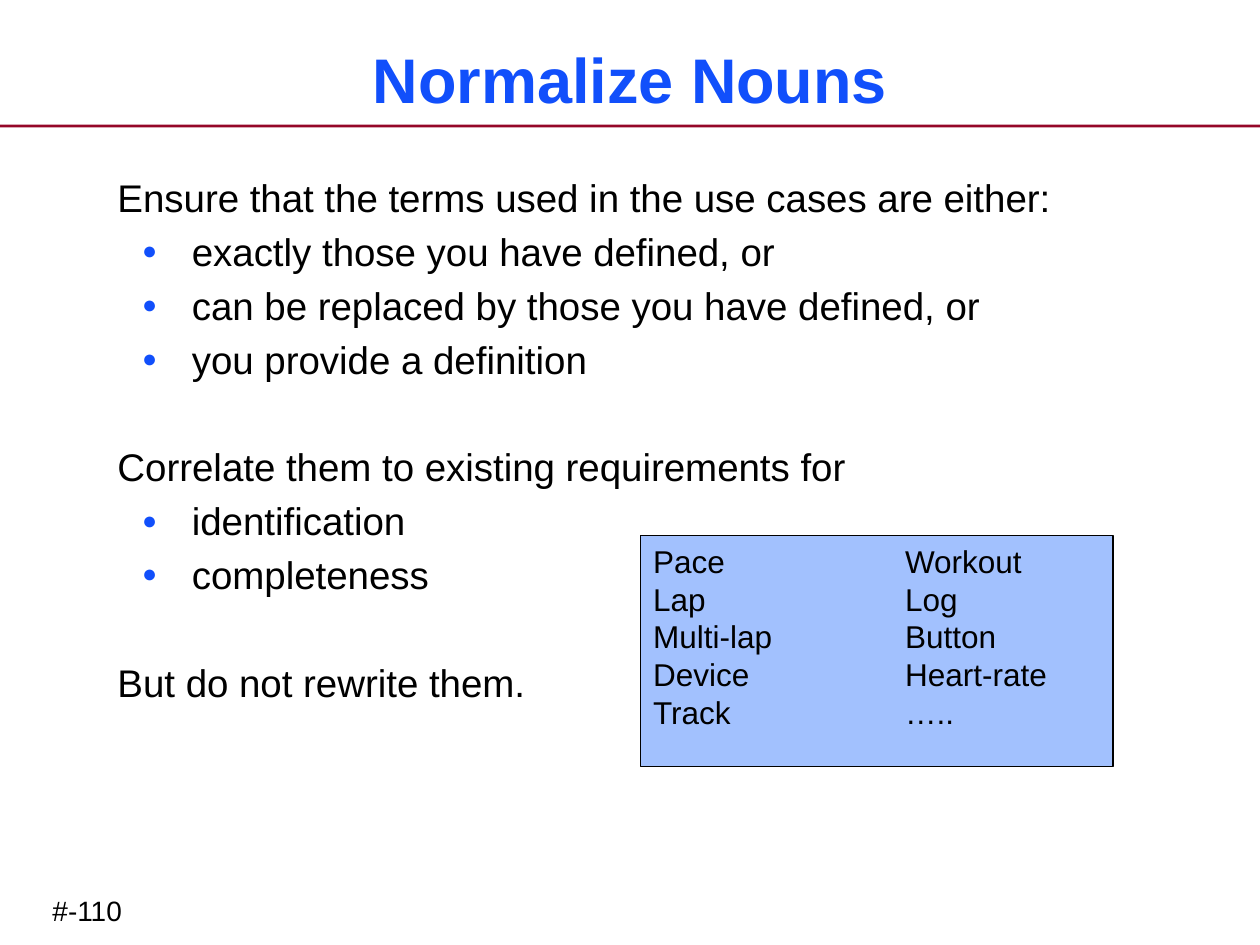
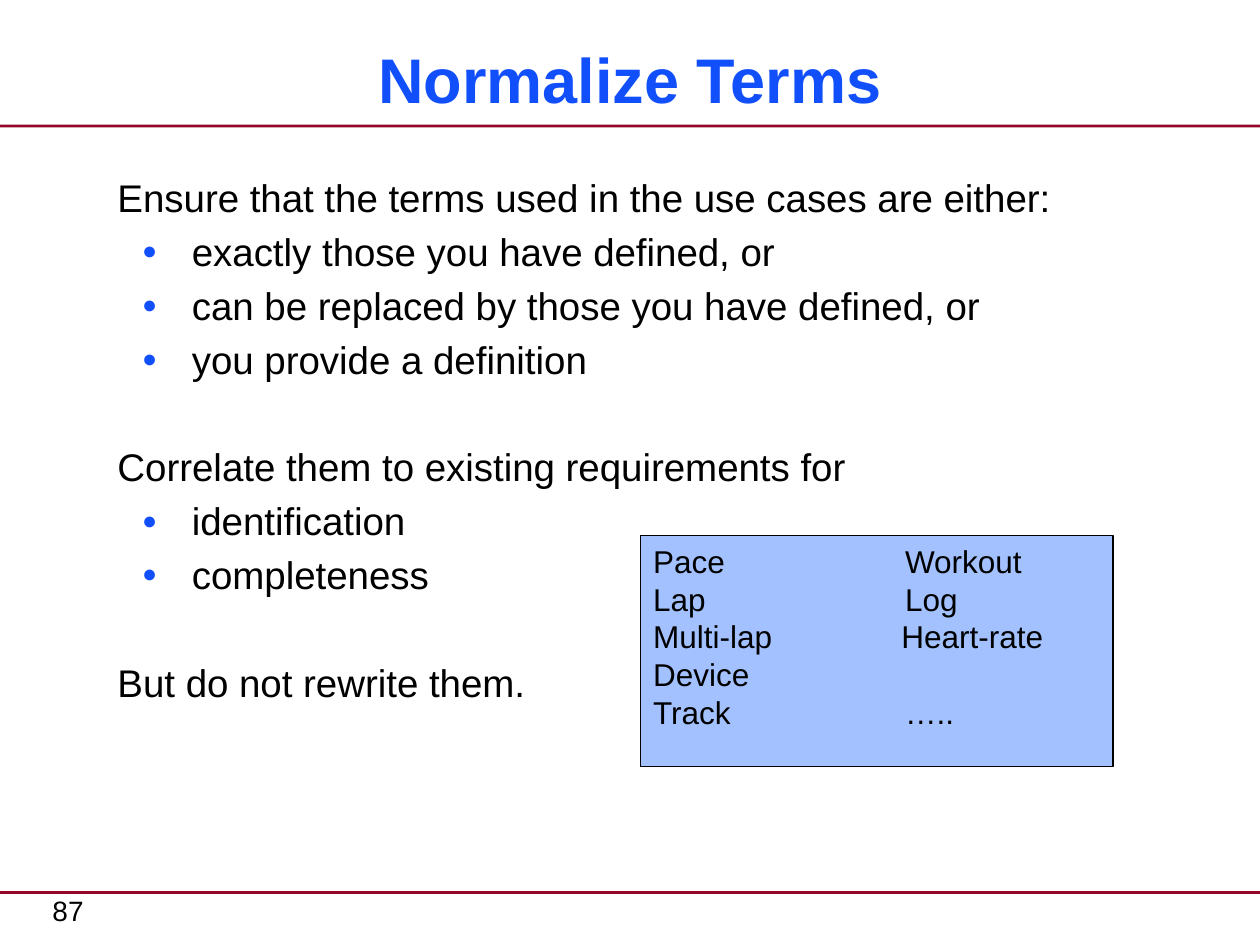
Before and after one commit to xtuml/training, a slide deck: slide 87 of courses/xtUML-Modeling/Requirements-Clarification/RequirementsClarification-CourseSlides.pptx (slide 106 before the commit). Drawn at 1260x945 pixels with LibreOffice and Linux fonts; fonts in the diff are those of the drawing. Boxes give left, top, right and bottom in pixels: in the first picture for what was removed or moved away, otherwise in the second. Text is boxed around its words. In the diff, an @@ line names an element or a change of style, - is before the commit and + after.

```diff
--- a/courses/xtUML-Modeling/Requirements-Clarification/RequirementsClarification-CourseSlides.pptx
+++ b/courses/xtUML-Modeling/Requirements-Clarification/RequirementsClarification-CourseSlides.pptx
@@ title at <box>378,57,881,104</box>: text changed @@
-Normalize Nouns
+Normalize Terms
@@ text in rectangle at <box>653,625,1043,654</box>: text changed @@
-Multi-lap Button
-Device Heart-rate
+Multi-lap Heart-rate
+Device
@@ line added from (0, 892) to (1260, 892), #950728 1.5 pt @@
@@ page number at <box>52,901,83,922</box>: text changed @@
-#-110
+87
```
Also in this commit, not shown: 124 other slides changed, 9 slides added, 33 slides removed.
